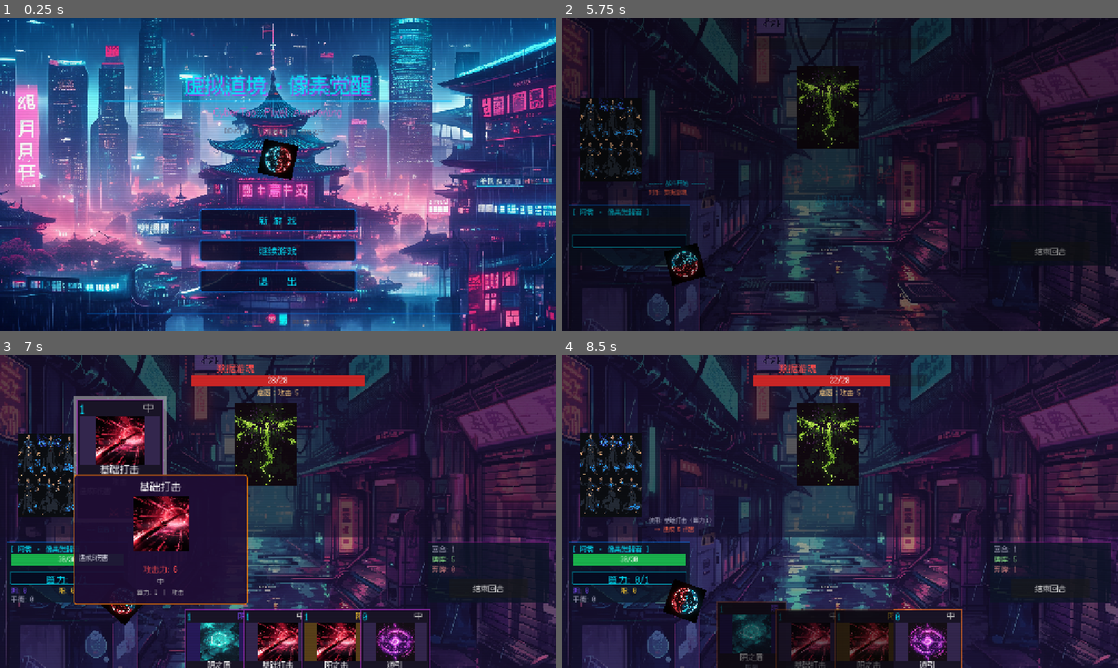
Above: before the commit, frames 1-4 (two rows, left to right).
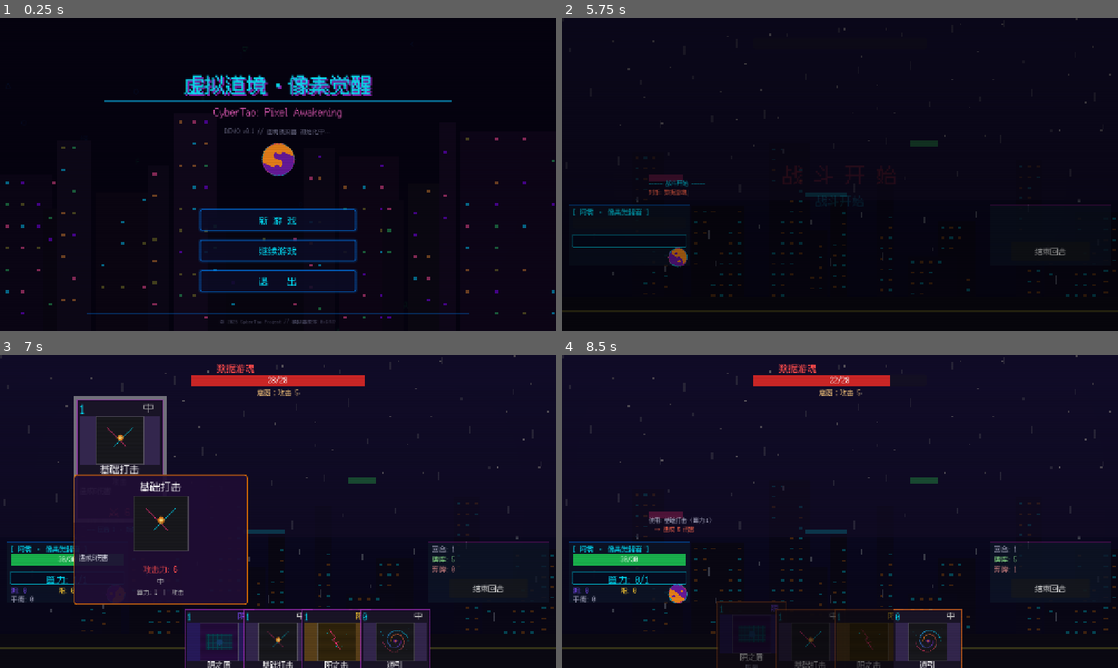
Above: after the commit, the same moments.

Repository: 9G420/CyberTao8
Game: Godot game, scene res://Scenes/Title.tscn
The game is run twice, just before and just after one commit, with the same random seed, the same clock (stepped at 60 frames per second) and the same inputs. Sound files missing from this copy of the repository are replaced by a short silence.
Inputs (mouse positions are in pixels of both pictures, inside the frame that each line leads up to):
- Up to frame 1 (0.25 s): no input
- Up to frame 2 (5.75 s): click "新 游 戏" at 0.5 s; tap Enter (ui_accept) at 1.25, 1.52 s; move the mouse to (962, 158) at 1.27 s; click (962, 158) at 1.42 s; drag from (728, 190) to (812, 237) at 2.02 s; move the mouse to (895, 105) at 2.77 s; click (895, 105) at 2.92 s; click "欲望街·外围" at 3.5 s; click "结束回合" at 4.25 s; click "结束回合" at 5 s
- Up to frame 3 (7 s): click "结束回合" at 5.75 s; drag from (161, 661) to (111, 464) at 6.52 s
- Up to frame 4 (8.5 s): drag from (778, 661) to (867, 511) at 7.27 s; drag from (812, 661) to (756, 433) at 8.02 s

The runs differ from the first frame. In frame 1, 94% of the frame differs, in the area x 0-100%, y 0-100%; in frame 2, 37%; in frame 3, 41%; in frame 4, 46%.
Error before the commit: Stack overflow. Check for infinite recursion in your script. (res://Scripts/Battle/BattleManager.gd:11)
Error after the commit: Stack overflow. Check for infinite recursion in your script. (res://Autoload/AssetLoader.gd:94)

Commit message:
移除MJ AI美术资源，禁用AI资产加载
- use_ai_assets 设为 false，回退到程序化像素风格
- 删除28张Midjourney生成的PNG（Characters/Enemies/Summons/Cards/Backgrounds/UI）
- 保留Audio目录中的SUNO BGM文件

Diff:
--- a/Autoload/AssetLoader.gd
+++ b/Autoload/AssetLoader.gd
@@ -69,7 +69,7 @@
 extends Node
 
 ## 是否启用自定义资产（false = 全部用程序化生成）
-var use_ai_assets := true
+var use_ai_assets := false
 
 ## 资产缓存（避免重复从磁盘加载）
 var _cache := {}
Binary file removed: Assets/Backgrounds/bg_boss.png
Binary file removed: Assets/Backgrounds/bg_elite.png
Binary file removed: Assets/Backgrounds/bg_elite2.png
Binary file removed: Assets/Backgrounds/bg_grunt.png
Binary file removed: Assets/Cards/_type_attack.png
Binary file removed: Assets/Cards/_type_defense.png
Binary file removed: Assets/Cards/_type_power.png
Binary file removed: Assets/Cards/_type_spell.png
Binary file removed: Assets/Cards/_type_summon.png
Binary file removed: Assets/Characters/player_idle.png
Binary file removed: Assets/Enemies/boss_idle.png
Binary file removed: Assets/Enemies/elite2_idle.png
(and 16 more such lines)
